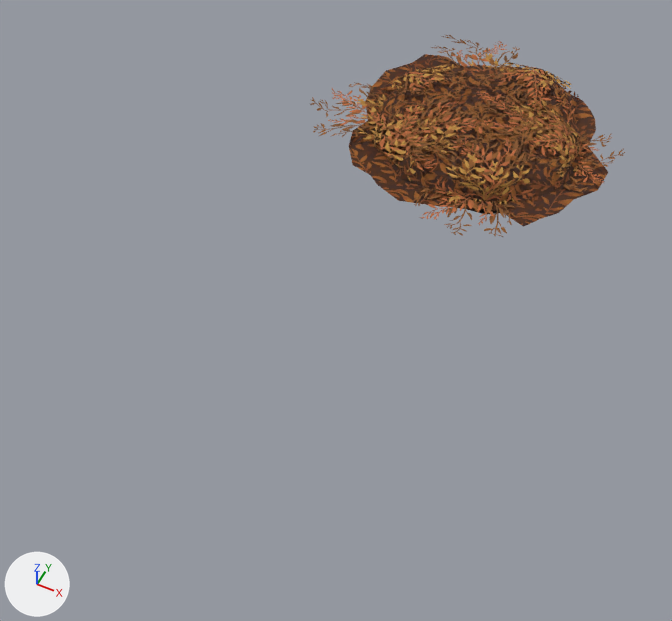
One commit to the Blender file LowPoly_Asset_Blend/Bush_small.blend: the scene before it, then after it.
Camera for both pictures: a camera (50 mm lens) standing at (3.4, -12.08, 9.52) and looking at (-0.41, -4.47, 0.0). Every picture has the same lights, and +X, +Y and +Z are marked at lower left.
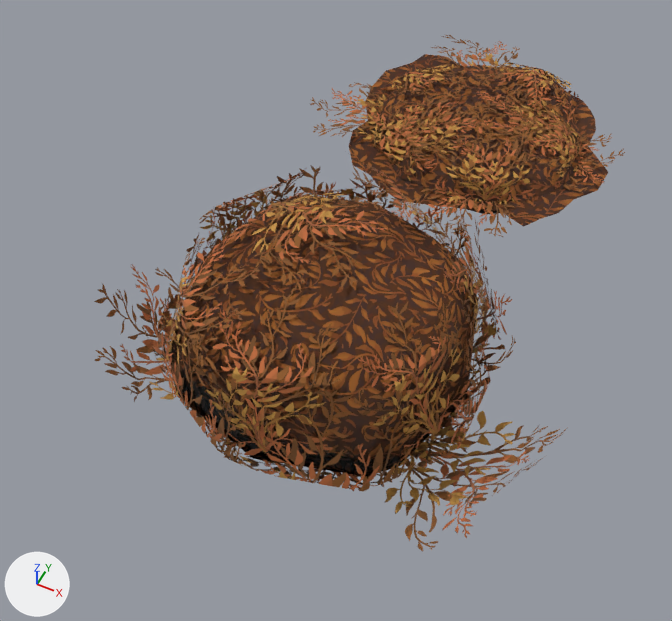
The change in detail:
Object 'Cube.001' (ob_cube_001) is now shown.
Object 'Plane.001' (ob_plane_001) is now shown.
Object 'Plane.002' (ob_plane_002) is now shown.
Object 'Plane.003' (ob_plane_003) is now shown.
Object 'Plane.004' (ob_plane_004) is now shown.
Object 'Plane.005' (ob_plane_005) is now shown.
Object 'Plane.006' (ob_plane_006) is now shown.
Object 'Plane.007' (ob_plane_007) is now shown.
Object 'Plane.008' (ob_plane_008) is now shown.
Object 'Plane.009' (ob_plane_009) is now shown.
Object 'Plane.010' (ob_plane_010) is now shown.
Object 'Plane.011' (ob_plane_011) is now shown.
Object 'Plane.012' (ob_plane_012) is now shown.
Object 'Plane.013' (ob_plane_013) is now shown.
Object 'Plane.014' (ob_plane_014) is now shown.
Object 'Plane.015' (ob_plane_015) is now shown.
Object 'Plane.016' (ob_plane_016) is now shown.
Object 'Plane.017' (ob_plane_017) is now shown.
Object 'Plane.018' (ob_plane_018) is now shown.

Pixel boxes [x1, y1, x2, y2] of what changed, in the pictures (672 x 621 px):
'Cube.001', shown: after [169, 195, 478, 476]
'Plane.008', shown (brown): after [192, 293, 340, 455]
'Plane.017', shown (brown): after [336, 379, 567, 551]
'Plane.009', shown (brown): after [354, 299, 477, 460]
'Plane.006', shown (brown): after [215, 389, 416, 492]
'Plane.015', shown (brown): after [226, 189, 387, 295]
'Plane.016', shown (brown): after [94, 264, 190, 402]
'Plane.011', shown (brown): after [165, 236, 261, 397]
'Plane.007', shown (brown): after [142, 316, 300, 476]
'Plane.005', shown (brown): after [406, 305, 491, 468]
'Plane.010', shown (brown): after [434, 209, 488, 362]
'Plane.004', shown (brown): after [450, 211, 516, 372]
'Plane.012', shown (brown): after [191, 170, 306, 268]
'Plane.014', shown (brown): after [349, 154, 456, 256]
'Plane.001', shown (brown): after [158, 209, 225, 358]
'Plane.002', shown (brown): after [204, 173, 336, 249]
'Plane.003', shown (brown): after [309, 179, 466, 259]
'Plane.013', shown: after [268, 179, 391, 205]
'Plane.018', shown: after [255, 165, 394, 214]
